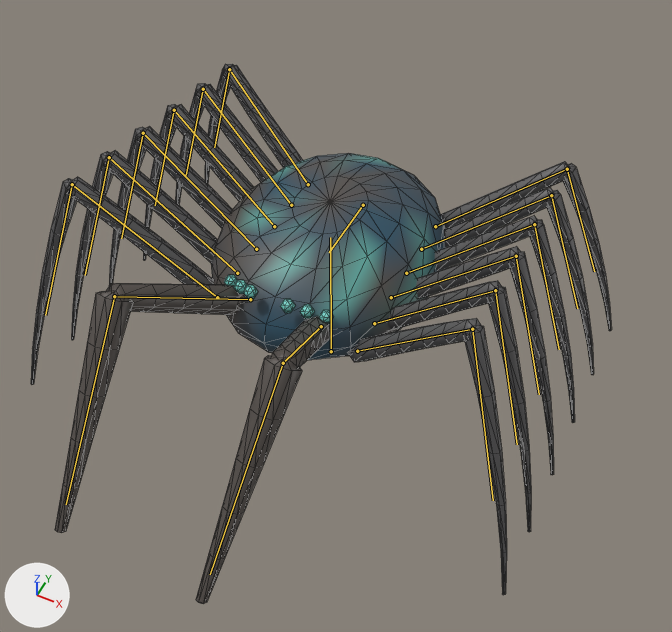
The glTF model assets/creatures/tide_crawler/tide_crawler.glb as it was, and as the next commit left it.
One viewpoint serves both versions: a camera (50 mm lens) standing at (0.81, -1.58, 2.14) and looking at (0.06, -0.09, 0.28). Arrows for +X, +Y and +Z are at lower left; the lights stay in place. The picture after the commit comes second. The bones that bend it are drawn over the model as lines. Mesh edges are drawn as thin lines.

In view in the first picture: 'tide_crawler'.
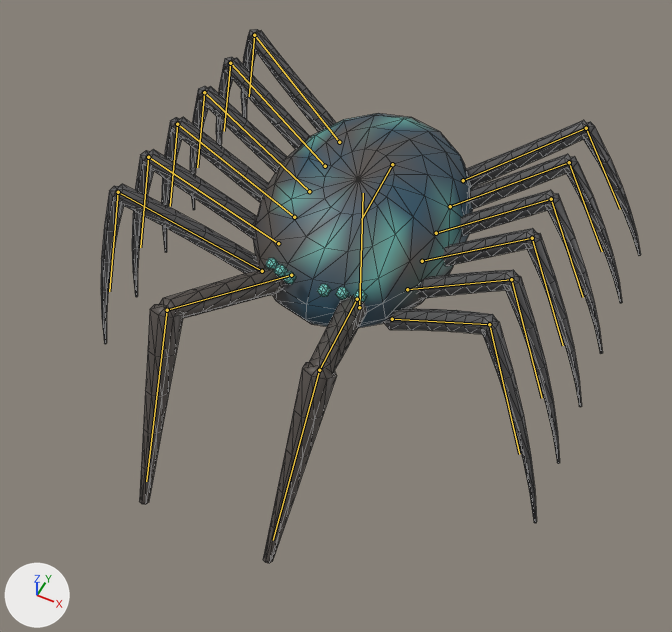
The newer file adds an action. The first version stands in its rest pose; the second is drawn at frame 4 of the action 'hit_b'.

Boxes [x1, y1, x2, y2] around the edits, measured in the pictures (672 x 632 px):
'tide_crawler', posed (7% narrower)
    before: [31, 64, 611, 604]
    after: [101, 29, 641, 563]
bone 'root', root to tip
    before: (331, 351) to (330, 237)
    after: (359, 307) to (363, 193)
bone 'body', root to tip
    before: (363, 205) to (329, 252)
    after: (392, 164) to (361, 219)

What the commit changed:
Bone 'root' (bone_root) moves from (0.0, 0.0, 0.0) to (0.0, 0.0, -0.197).
Bone 'body' (bone_body) turns from (0, 0, 0) to (-13, 0, 0) degrees about its own x, y and z.
